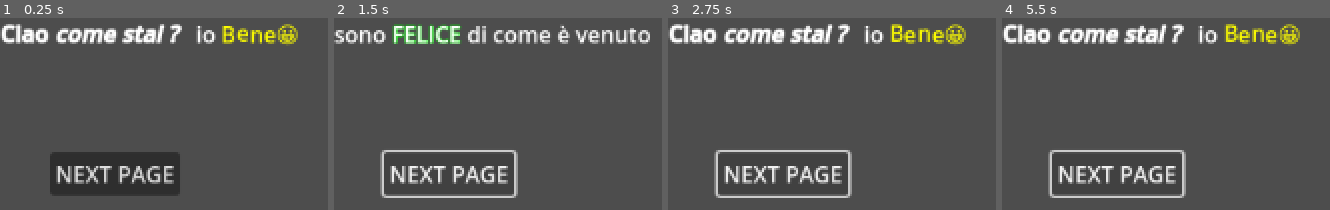
Above: before the commit, frames 1-4 (left to right).
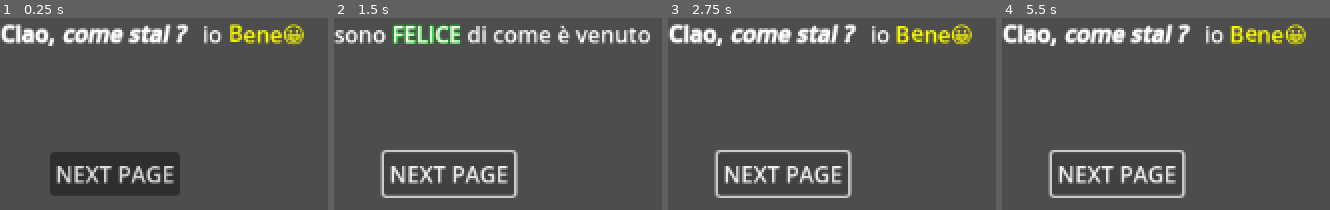
Above: after the commit, the same moments.

Repository: ChristianumSolacium/reallysimpledialogue
Game: Godot game, scene res://test_scene/dialogue.tscn
The game is run twice, just before and just after one commit, with the same random seed, the same clock (stepped at 60 frames per second) and the same inputs. Before the commit the project starts from res://dialogue.tscn.
Inputs:
- Up to frame 1 (0.25 s): no input
- Up to frame 2 (1.5 s): click "NEXT PAGE" at 0.5 s; click "NEXT PAGE" at 1.25 s
- Up to frame 3 (2.75 s): click "NEXT PAGE" at 2 s
- Up to frame 4 (5.5 s): tap Enter at 3.5, 5 s; tap Space at 4.25 s

The runs differ from the first frame. In frame 1, 4.7% of the frame differs, in the area x 14-93%, y 3-15%; in frame 2, nothing differs; in frame 3, 4.7%; in frame 4, 4.7%.

Commit message:
directory cleanup

Diff:
--- a/ciao.tres
+++ /dev/null
@@ -1,24 +0,0 @@
-[gd_resource type="Resource" script_class="DialoguePageContainer" load_steps=7 format=3 uid="uid://bn1rgfefm3wnc"]
-
-[ext_resource type="Script" path="res://dialouge_page.gd" id="1_m3ac3"]
-[ext_resource type="Script" path="res://dialogue_page_container.gd" id="2_im5y6"]
-
-[sub_resource type="Resource" id="Resource_b4phb"]
-script = ExtResource("1_m3ac3")
-text = "Ciao"
-
-[sub_resource type="Resource" id="Resource_kdjxr"]
-script = ExtResource("1_m3ac3")
-text = "[color=yellow]Ehy"
-
-[sub_resource type="Resource" id="Resource_sl7py"]
-script = ExtResource("1_m3ac3")
-text = "[shake]eeeehi[/shake]  [i]come stai[i] [b]???[/b]"
-
-[sub_resource type="Resource" id="Resource_jpl0m"]
-script = ExtResource("1_m3ac3")
-text = "{Guarda la documentazione di \"RichTextLabel\" per più info sul BBCode}"
-
-[resource]
-script = ExtResource("2_im5y6")
-dialogue_pages = Array[ExtResource("1_m3ac3")]([SubResource("Resource_b4phb"), SubResource("Resource_kdjxr"), SubResource("Resource_sl7py"), SubResource("Resource_jpl0m")])
--- a/dialouge_page.gd
+++ b/classes/dialogue_page.gd
@@ -3,6 +3,8 @@
 class_name DialoguePage
 
 signal text_changed(text:String)
+
+
 @export_multiline var text : String :
 	set(value):
 		text = value
--- a/dialogue.tscn
+++ /dev/null
@@ -1,44 +0,0 @@
-[gd_scene load_steps=9 format=3 uid="uid://dxgx3tip0swvr"]
-
-[ext_resource type="Script" path="res://DialogueLabel.gd" id="1_vv0bg"]
-[ext_resource type="Script" path="res://dialouge_page.gd" id="2_kv2u6"]
-[ext_resource type="Script" path="res://test_button.gd" id="3_ee3rt"]
-[ext_resource type="Script" path="res://dialogue_page_container.gd" id="3_luoyn"]
-
-[sub_resource type="Resource" id="Resource_v3hyf"]
-script = ExtResource("2_kv2u6")
-text = "[b]Ciao[i] come stai ? [/i] [/b] io [color=yellow][shake]Bene[/shake][char=1F600]"
-
-[sub_resource type="Resource" id="Resource_frnx5"]
-script = ExtResource("2_kv2u6")
-text = "[color=light_gray]Non sono nemmeno sclerato [color=dark_red][i][font_size=25]troppo[/font_size][/i][/color] a fare questo [font=\"res://AboutToRain.otf\"][font_size=40][bgcolor=dark_green]progettino"
-
-[sub_resource type="Resource" id="Resource_qbbyv"]
-script = ExtResource("2_kv2u6")
-text = "sono [outline_size=2][outline_color=green]FELICE[/outline_color][/outline_size] di come è venuto
-"
-
-[sub_resource type="Resource" id="Resource_xabaq"]
-script = ExtResource("3_luoyn")
-pages = Array[ExtResource("2_kv2u6")]([SubResource("Resource_v3hyf"), SubResource("Resource_frnx5"), SubResource("Resource_qbbyv")])
-
-[node name="Node2D" type="Node2D"]
-
-[node name="DialogueLabel" type="RichTextLabel" parent="."]
-offset_right = 251.0
-offset_bottom = 102.0
-bbcode_enabled = true
-text = "[b]Ciao[i] come stai ? [/i] [/b] io [color=yellow][shake]Bene[/shake][char=1F600]"
-script = ExtResource("1_vv0bg")
-dialogue_pages = SubResource("Resource_xabaq")
-
-[node name="TestButton" type="Button" parent="." node_paths=PackedStringArray("dialogue_label")]
-offset_left = 36.0
-offset_top = 97.0
-offset_right = 130.0
-offset_bottom = 128.0
-text = "NEXT PAGE"
-script = ExtResource("3_ee3rt")
-dialogue_label = NodePath("../DialogueLabel")
-
-[connection signal="pressed" from="TestButton" to="TestButton" method="_on_pressed"]
--- /dev/null
+++ b/dialogues/first_dialogue.tres
@@ -0,0 +1,25 @@
+[gd_resource type="Resource" script_class="DialoguePageContainer" load_steps=7 format=3 uid="uid://dwyeas08ubb71"]
+
+[ext_resource type="Script" path="res://classes/dialogue_page.gd" id="1_eyxyk"]
+[ext_resource type="FontFile" uid="uid://dc5dm1rdw6x0" path="res://fonts/AboutToRain.otf" id="2_i68ny"]
+[ext_resource type="Script" path="res://classes/dialogue_page_container.gd" id="3_uwbtr"]
+
+[sub_resource type="Resource" id="Resource_v3hyf"]
+script = ExtResource("1_eyxyk")
+text = "[b]Ciao,[i] come stai ? [/i] [/b] io [color=yellow][shake]Bene[/shake][char=1F600]"
+fonts = null
+
+[sub_resource type="Resource" id="Resource_frnx5"]
+script = ExtResource("1_eyxyk")
+text = "[color=light_gray]Non sono nemmeno sclerato [color=dark_red][i][font_size=25]troppo[/font_size][/i][/color] a fare questo [font=res://fonts/AboutToRain.otf][font_size=40][bgcolor=dark_green]progettino"
+fonts = Array[Font]([ExtResource("2_i68ny")])
+
+[sub_resource type="Resource" id="Resource_qbbyv"]
+script = ExtResource("1_eyxyk")
+text = "sono [outline_size=2][outline_color=green]FELICE[/outline_color][/outline_size] di come è venuto
+"
+fonts = null
+
+[resource]
+script = ExtResource("3_uwbtr")
+pages = Array[ExtResource("1_eyxyk")]([SubResource("Resource_v3hyf"), SubResource("Resource_frnx5"), SubResource("Resource_qbbyv")])
--- a/icon.svg
+++ /dev/null
@@ -1 +0,0 @@
-<svg xmlns="http://www.w3.org/2000/svg" width="128" height="128"><rect width="124" height="124" x="2" y="2" fill="#363d52" stroke="#212532" stroke-width="4" rx="14"/><g fill="#fff" transform="translate(12.322 12.322)scale(.101)"><path d="M105 673v33q407 354 814 0v-33z"/><path fill="#478cbf" d="m105 673 152 14q12 1 15 14l4 67 132 10 8-61q2-11 15-15h162q13 4 15 15l8 61 132-10 4-67q3-13 15-14l152-14V427q30-39 56-81-35-59-83-108-43 20-82 47-40-37-88-64 7-51 8-102-59-28-123-42-26 43-46 89-49-7-98 0-20-46-46-89-64 14-123 42 1 51 8 102-48 27-88 64-39-27-82-47-48 49-83 108 26 42 56 81zm0 33v39c0 276 813 276 814 0v-39l-134 12-5 69q-2 10-14 13l-162 11q-12 0-16-11l-10-65H446l-10 65q-4 11-16 11l-162-11q-12-3-14-13l-5-69z"/><path d="M483 600c0 34 58 34 58 0v-86c0-34-58-34-58 0z"/><circle cx="725" cy="526" r="90"/><circle cx="299" cy="526" r="90"/></g><g fill="#414042" transform="translate(12.322 12.322)scale(.101)"><circle cx="307" cy="532" r="60"/><circle cx="717" cy="532" r="60"/></g></svg>
--- a/project.godot
+++ b/project.godot
@@ -11,6 +11,5 @@
 [application]
 
 config/name="ReallySimpleDialogueWindow"
-run/main_scene="res://dialogue.tscn"
+run/main_scene="res://test_scene/dialogue.tscn"
 config/features=PackedStringArray("4.3", "Forward Plus")
-config/icon="res://icon.svg"
--- /dev/null
+++ b/test_scene/dialogue.tscn
@@ -0,0 +1,26 @@
+[gd_scene load_steps=4 format=3 uid="uid://dxgx3tip0swvr"]
+
+[ext_resource type="Script" path="res://classes/DialogueLabel.gd" id="1_vv0bg"]
+[ext_resource type="Resource" uid="uid://dwyeas08ubb71" path="res://dialogues/first_dialogue.tres" id="2_gn7hk"]
+[ext_resource type="Script" path="res://test_scene/test_button.gd" id="3_ee3rt"]
+
+[node name="Node2D" type="Node2D"]
+
+[node name="DialogueLabel" type="RichTextLabel" parent="."]
+offset_right = 251.0
+offset_bottom = 102.0
+bbcode_enabled = true
+text = "[color=light_gray]Non sono nemmeno sclerato [color=dark_red][i][font_size=25]troppo[/font_size][/i][/color] a fare questo [font=res://fonts/AboutToRain.otf][font_size=40][bgcolor=dark_green]progettino"
+script = ExtResource("1_vv0bg")
+dialogue_pages = ExtResource("2_gn7hk")
+
+[node name="TestButton" type="Button" parent="." node_paths=PackedStringArray("dialogue_label")]
+offset_left = 36.0
+offset_top = 97.0
+offset_right = 130.0
+offset_bottom = 128.0
+text = "NEXT PAGE"
+script = ExtResource("3_ee3rt")
+dialogue_label = NodePath("../DialogueLabel")
+
+[connection signal="pressed" from="TestButton" to="TestButton" method="_on_pressed"]
Renamed: DialogueLabel.gd -> classes/DialogueLabel.gd
Renamed: dialogue_page_container.gd -> classes/dialogue_page_container.gd
Renamed: AboutToRain.otf -> fonts/AboutToRain.otf
Not shown, changed: fonts/AboutToRain.otf.import
Not shown, removed: icon.svg.import
Renamed: test_button.gd -> test_scene/test_button.gd
